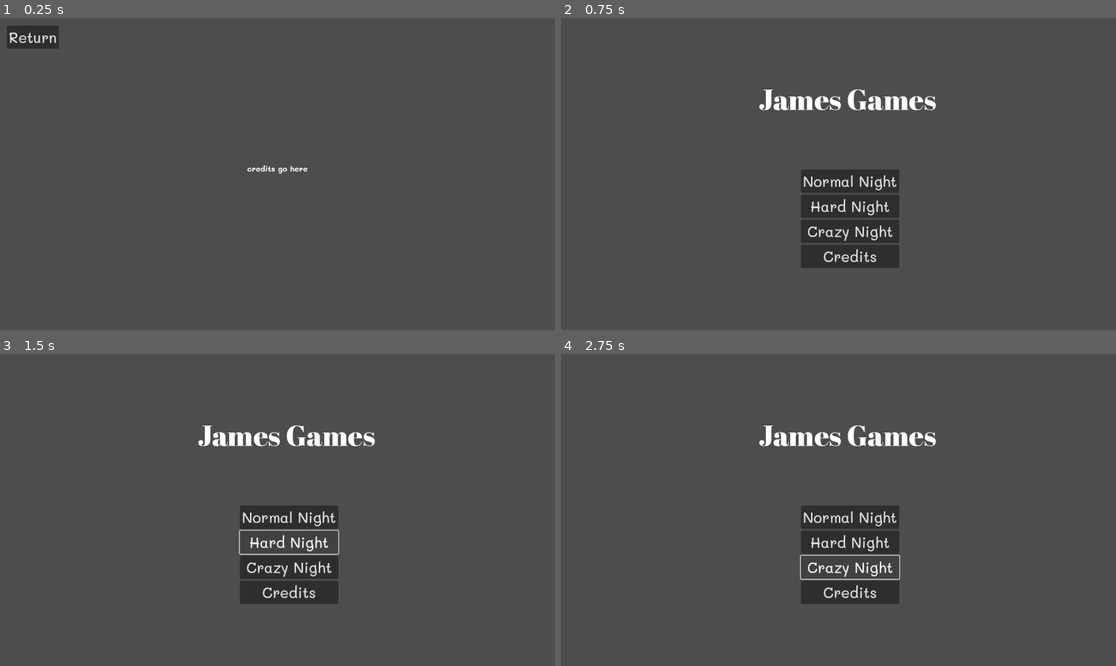
Above: before the commit, frames 1-4 (two rows, left to right).
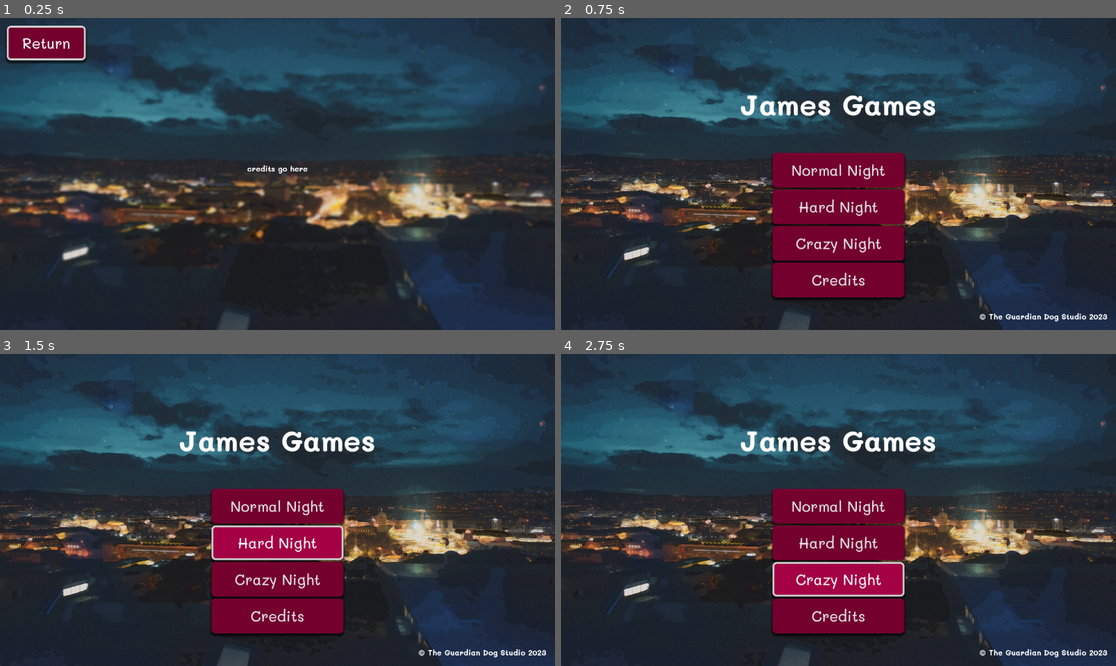
Above: after the commit, the same moments.

Repository: DfindWox/TGD-Jame-Gam-Christmas-Edition
Game: Godot game, scene res://scenes/menu/CreditsScreen.tscn
The game is run twice, just before and just after one commit, with the same random seed, the same clock (stepped at 60 frames per second) and the same inputs. This scene is started directly instead of the project's main scene.
Inputs:
- Up to frame 1 (0.25 s): no input
- Up to frame 2 (0.75 s): click "Return" at 0.5 s
- Up to frame 3 (1.5 s): click "Hard Night" at 1.25 s
- Up to frame 4 (2.75 s): click "Crazy Night" at 2 s

The runs differ from the first frame. In frame 1, 98% of the frame differs, in the area x 0-100%, y 0-100%; in frame 2, 98%; in frame 3, 98%; in frame 4, 98%.

Commit message:
menu configurado

Diff:
--- a/resources/themes/default.tres
+++ b/resources/themes/default.tres
@@ -1,12 +1,53 @@
-[gd_resource type="Theme" load_steps=4 format=3 uid="uid://bu1vjxpo7ad1g"]
+[gd_resource type="Theme" load_steps=7 format=3 uid="uid://bu1vjxpo7ad1g"]
 
 [ext_resource type="FontFile" uid="uid://du5vw5m8ahybj" path="res://assets/fonts/Mali-Medium.ttf" id="1_joube"]
 [ext_resource type="FontFile" uid="uid://dj6eas65cix2a" path="res://assets/fonts/Mali-Bold.ttf" id="2_xv8ko"]
 [ext_resource type="FontFile" uid="uid://cqnjb7o8x1ee5" path="res://assets/fonts/AbrilFatface-Regular.ttf" id="3_prnro"]
 
+[sub_resource type="StyleBoxFlat" id="StyleBoxFlat_1wle2"]
+bg_color = Color(0.6, 0.6, 0.6, 0)
+border_width_left = 4
+border_width_top = 4
+border_width_right = 4
+border_width_bottom = 4
+corner_radius_top_left = 8
+corner_radius_top_right = 8
+corner_radius_bottom_right = 8
+corner_radius_bottom_left = 8
+
+[sub_resource type="StyleBoxFlat" id="StyleBoxFlat_tdl17"]
+content_margin_left = 32.0
+content_margin_top = 16.0
+content_margin_right = 32.0
+content_margin_bottom = 16.0
+bg_color = Color(0.643137, 0, 0.266667, 1)
+corner_radius_top_left = 8
+corner_radius_top_right = 8
+corner_radius_bottom_right = 8
+corner_radius_bottom_left = 8
+shadow_size = 4
+shadow_offset = Vector2(0, 4)
+
+[sub_resource type="StyleBoxFlat" id="StyleBoxFlat_btbcm"]
+content_margin_left = 32.0
+content_margin_top = 16.0
+content_margin_right = 32.0
+content_margin_bottom = 16.0
+bg_color = Color(0.454902, 0, 0.180392, 1)
+corner_radius_top_left = 8
+corner_radius_top_right = 8
+corner_radius_bottom_right = 8
+corner_radius_bottom_left = 8
+shadow_size = 4
+shadow_offset = Vector2(0, 4)
+
 [resource]
 Button/font_sizes/font_size = 30
 Button/fonts/font = ExtResource("1_joube")
+Button/styles/focus = SubResource("StyleBoxFlat_1wle2")
+Button/styles/hover = SubResource("StyleBoxFlat_tdl17")
+Button/styles/normal = SubResource("StyleBoxFlat_btbcm")
+Button/styles/pressed = null
 Label/fonts/font = ExtResource("2_xv8ko")
 TitleLabel/base_type = &"Label"
 TitleLabel/font_sizes/font_size = 60
--- a/scenes/menu/CreditsScreen.gd
+++ b/scenes/menu/CreditsScreen.gd
@@ -1,4 +1,8 @@
-extends Node2D
+extends Control
+
+
+func _ready():
+	$BtnReturn.grab_focus()
 
 
 func _on_btn_return_pressed():
--- a/scenes/menu/CreditsScreen.tscn
+++ b/scenes/menu/CreditsScreen.tscn
@@ -1,12 +1,10 @@
-[gd_scene load_steps=3 format=3 uid="uid://dgshrp658sobl"]
+[gd_scene load_steps=4 format=3 uid="uid://dgshrp658sobl"]
 
 [ext_resource type="Theme" uid="uid://bu1vjxpo7ad1g" path="res://resources/themes/default.tres" id="1_moinm"]
 [ext_resource type="Script" path="res://scenes/menu/CreditsScreen.gd" id="1_rmg0y"]
+[ext_resource type="Texture2D" uid="uid://dxwprbvyxl4h3" path="res://assets/images/christian-lue-lHar9qDZPyI-unsplash-blur.png" id="3_p7t7p"]
 
-[node name="CreditsScreen" type="Node2D"]
-script = ExtResource("1_rmg0y")
-
-[node name="Control" type="Control" parent="."]
+[node name="CreditsScreen" type="Control"]
 layout_mode = 3
 anchors_preset = 15
 anchor_right = 1.0
@@ -14,8 +12,25 @@
 grow_horizontal = 2
 grow_vertical = 2
 theme = ExtResource("1_moinm")
+script = ExtResource("1_rmg0y")
 
-[node name="BtnReturn" type="Button" parent="Control"]
+[node name="TextureRect" type="TextureRect" parent="."]
+offset_right = 1152.0
+offset_bottom = 648.0
+grow_horizontal = 2
+grow_vertical = 2
+texture = ExtResource("3_p7t7p")
+expand_mode = 3
+
+[node name="Label" type="Label" parent="."]
+layout_mode = 0
+offset_left = 513.0
+offset_top = 302.0
+offset_right = 639.0
+offset_bottom = 325.0
+text = "credits go here"
+
+[node name="BtnReturn" type="Button" parent="."]
 layout_mode = 0
 offset_left = 14.0
 offset_top = 16.0
@@ -23,12 +38,4 @@
 offset_bottom = 64.0
 text = "Return"
 
-[node name="Label" type="Label" parent="Control"]
-layout_mode = 0
-offset_left = 513.0
-offset_top = 302.0
-offset_right = 639.0
-offset_bottom = 323.0
-text = "credits go here"
-
-[connection signal="pressed" from="Control/BtnReturn" to="." method="_on_btn_return_pressed"]
+[connection signal="pressed" from="BtnReturn" to="." method="_on_btn_return_pressed"]
--- a/scenes/menu/TitleScreen.gd
+++ b/scenes/menu/TitleScreen.gd
@@ -1,8 +1,10 @@
-extends Node2D
+extends Control
 
 
 
-
+func _ready():
+	await get_tree().create_timer(1.0).timeout
+	$VBox/BtnPlay1.grab_focus()
 
 
 func _on_btn_play_1_pressed():
--- a/scenes/menu/TitleScreen.tscn
+++ b/scenes/menu/TitleScreen.tscn
@@ -1,12 +1,10 @@
-[gd_scene load_steps=3 format=3 uid="uid://2cr7pewmfk3o"]
+[gd_scene load_steps=4 format=3 uid="uid://2cr7pewmfk3o"]
 
 [ext_resource type="Script" path="res://scenes/menu/TitleScreen.gd" id="1_p0uv0"]
 [ext_resource type="Theme" uid="uid://bu1vjxpo7ad1g" path="res://resources/themes/default.tres" id="2_spf1l"]
+[ext_resource type="Texture2D" uid="uid://h5au66vu6sis" path="res://assets/images/christian-lue-lHar9qDZPyI-unsplash.png" id="3_77500"]
 
-[node name="TitleScreen" type="Node2D"]
-script = ExtResource("1_p0uv0")
-
-[node name="Control" type="Control" parent="."]
+[node name="TitleScreen" type="Control"]
 layout_mode = 3
 anchors_preset = 15
 anchor_right = 1.0
@@ -14,40 +12,73 @@
 grow_horizontal = 2
 grow_vertical = 2
 theme = ExtResource("2_spf1l")
+script = ExtResource("1_p0uv0")
 
-[node name="Label" type="Label" parent="Control"]
-layout_mode = 0
-offset_left = 410.0
-offset_top = 127.0
-offset_right = 778.0
-offset_bottom = 209.0
-theme_type_variation = &"TitleLabel"
+[node name="TextureRect" type="TextureRect" parent="."]
+layout_mode = 2
+offset_right = 1152.0
+offset_bottom = 648.0
+grow_horizontal = 2
+grow_vertical = 2
+texture = ExtResource("3_77500")
+expand_mode = 3
+
+[node name="LabelTitle" type="Label" parent="."]
+layout_mode = 2
+offset_left = -1.0
+offset_top = 140.0
+offset_right = 1151.0
+offset_bottom = 222.0
+theme_override_font_sizes/font_size = 60
 text = "James Games"
+horizontal_alignment = 1
 
-[node name="VBoxContainer" type="VBoxContainer" parent="Control"]
-layout_mode = 0
-offset_left = 498.0
-offset_top = 315.0
-offset_right = 702.0
-offset_bottom = 519.0
+[node name="VBox" type="VBoxContainer" parent="."]
+layout_mode = 1
+anchors_preset = 8
+anchor_left = 0.5
+anchor_top = 0.5
+anchor_right = 0.5
+anchor_bottom = 0.5
+offset_left = -137.0
+offset_top = 38.0
+offset_right = 137.0
+offset_bottom = 174.0
+grow_horizontal = 2
+grow_vertical = 2
 
-[node name="BtnPlay1" type="Button" parent="Control/VBoxContainer"]
+[node name="BtnPlay1" type="Button" parent="VBox"]
 layout_mode = 2
 text = "Normal Night"
 
-[node name="BtnPlay2" type="Button" parent="Control/VBoxContainer"]
+[node name="BtnPlay2" type="Button" parent="VBox"]
 layout_mode = 2
 text = "Hard Night"
 
-[node name="BtnPlay3" type="Button" parent="Control/VBoxContainer"]
+[node name="BtnPlay3" type="Button" parent="VBox"]
 layout_mode = 2
 text = "Crazy Night"
 
-[node name="BtnCredits" type="Button" parent="Control/VBoxContainer"]
+[node name="BtnCredits" type="Button" parent="VBox"]
 layout_mode = 2
 text = "Credits"
 
-[connection signal="pressed" from="Control/VBoxContainer/BtnPlay1" to="." method="_on_btn_play_1_pressed"]
-[connection signal="pressed" from="Control/VBoxContainer/BtnPlay2" to="." method="_on_btn_play_2_pressed"]
-[connection signal="pressed" from="Control/VBoxContainer/BtnPlay3" to="." method="_on_btn_play_3_pressed"]
-[connection signal="pressed" from="Control/VBoxContainer/BtnCredits" to="." method="_on_btn_credits_pressed"]
+[node name="LabelCopyright" type="Label" parent="."]
+layout_mode = 1
+anchors_preset = 3
+anchor_left = 1.0
+anchor_top = 1.0
+anchor_right = 1.0
+anchor_bottom = 1.0
+offset_left = -284.0
+offset_top = -39.0
+offset_right = -18.0
+offset_bottom = -18.0
+grow_horizontal = 0
+grow_vertical = 0
+text = "© The Guardian Dog Studio 2023"
+
+[connection signal="pressed" from="VBox/BtnPlay1" to="." method="_on_btn_play_1_pressed"]
+[connection signal="pressed" from="VBox/BtnPlay2" to="." method="_on_btn_play_2_pressed"]
+[connection signal="pressed" from="VBox/BtnPlay3" to="." method="_on_btn_play_3_pressed"]
+[connection signal="pressed" from="VBox/BtnCredits" to="." method="_on_btn_credits_pressed"]
Binary file added: assets/images/christian-lue-lHar9qDZPyI-unsplash-blur.png
Not shown, added: assets/images/christian-lue-lHar9qDZPyI-unsplash-blur.png.import
Binary file added: assets/images/christian-lue-lHar9qDZPyI-unsplash.png
Not shown, added: assets/images/christian-lue-lHar9qDZPyI-unsplash.png.import
